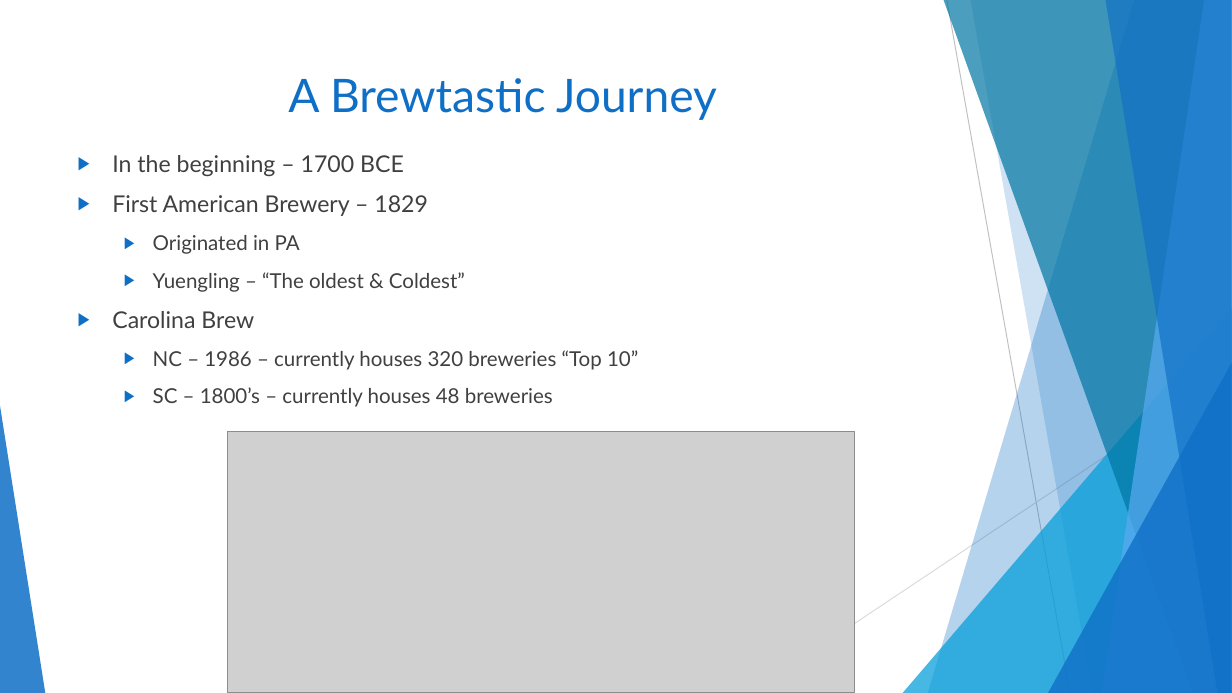
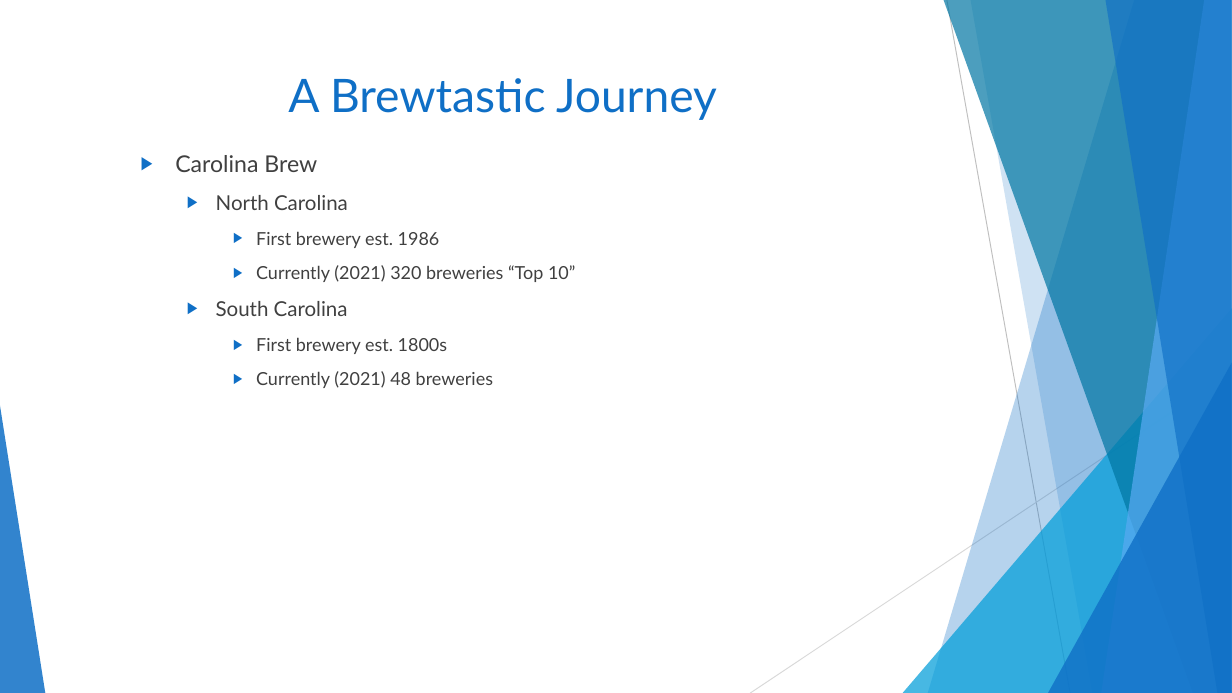
Before and after one commit to melindaeudy/ETL-Project, a slide deck: slide 3 of Carolina Brew Presentation.pptx. Drawn at 1232x693 pixels with LibreOffice and Linux fonts; fonts in the diff are those of the drawing; grey boxes stand for pictures. Boxes give left, top, right and bottom in pixels: in the first picture for what was removed or moved away, otherwise in the second. Text is boxed around its words. In the diff, an @@ line names an element or a change of style, - is before the commit and + after.

Commit message:
updated ppt

```diff
--- a/Carolina Brew Presentation.pptx
+++ b/Carolina Brew Presentation.pptx
@@ text "Carolina Brew" moved from (x1=112, y1=155, x2=638, y2=407) to (x1=175, y1=155, x2=575, y2=388) @@
@@ text at (x1=112, y1=155, x2=465, y2=292): paragraphs removed @@
-▶ In the beginning – 1700 BCE
-▶ First American Brewery – 1829
-  ▶ Originated in PA
-  ▶ Yuengling – “The oldest & Coldest”
@@ text at (x1=216, y1=195, x2=575, y2=388): text changed; size 16 to 14 pt @@
-  ▶ NC – 1986 – currently houses 320 breweries “Top 10”
-  ▶ SC – 1800’s – currently houses 48 breweries
+  ▶ North Carolina
+    ▶ First brewery est. 1986
+    ▶ Currently (2021) 320 breweries “Top 10”
+  ▶ South Carolina
+    ▶ First brewery est. 1800s
+    ▶ Currently (2021) 48 breweries
@@ picture removed at (x1=227, y1=432, x2=855, y2=693) @@
```
Also in this commit, not shown: 8 other slides changed, 1 other file.
